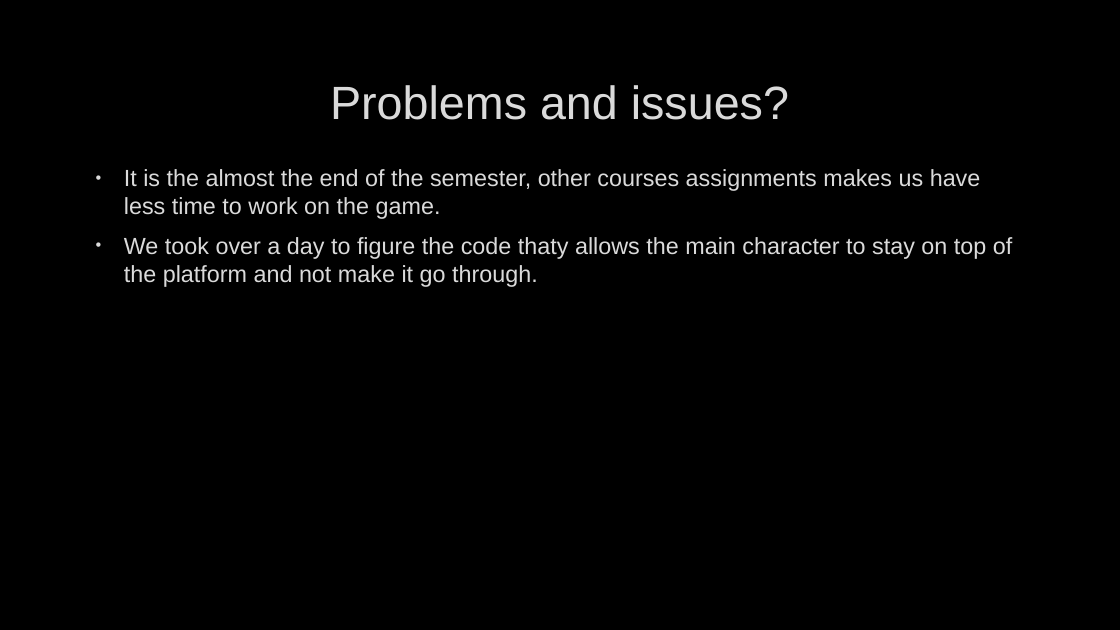
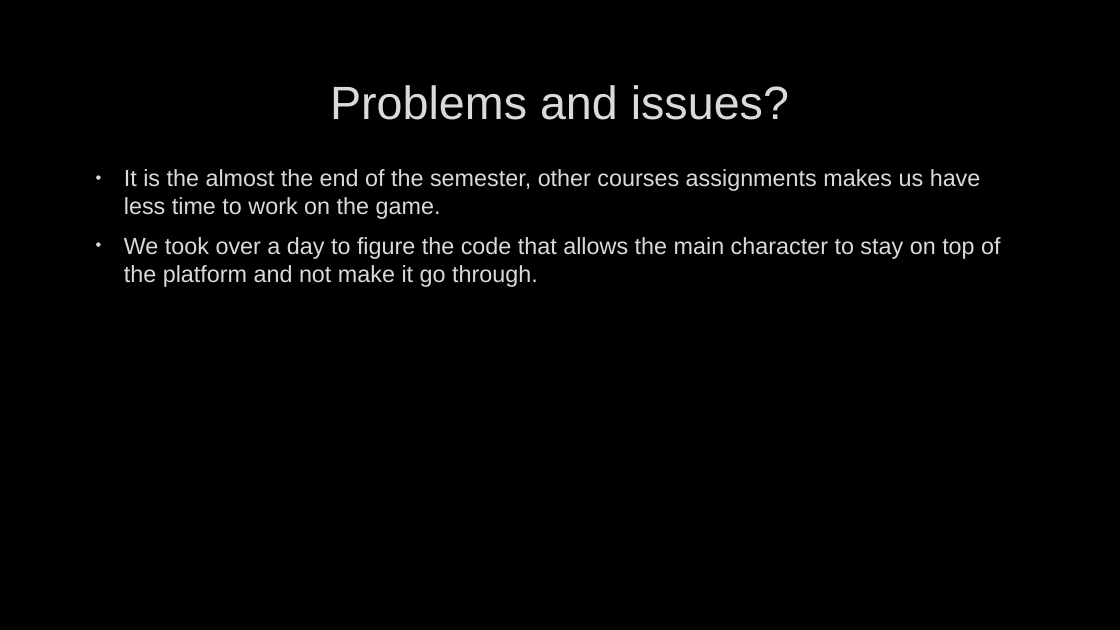
Before and after one commit to TanzaJ/The_Dweller_left_Adrift, a slide deck: slide 8 of Alpha presentation.pptx. Drawn at 1120x630 pixels with LibreOffice and Linux fonts; fonts in the diff are those of the drawing; background and template pictures are left out. Boxes give left, top, right and bottom in pixels: in the first picture for what was removed or moved away, otherwise in the second. Text is boxed around its words. In the diff, an @@ line names an element or a change of style, - is before the commit and + after.

```diff
--- a/Alpha presentation.pptx
+++ b/Alpha presentation.pptx
@@ text at (124, 237, 1000, 287): text changed @@
-• We took over a day to figure the code thaty allows the main character to stay on top of the platform and not make it go through.
+• We took over a day to figure the code that allows the main character to stay on top of the platform and not make it go through.
```
